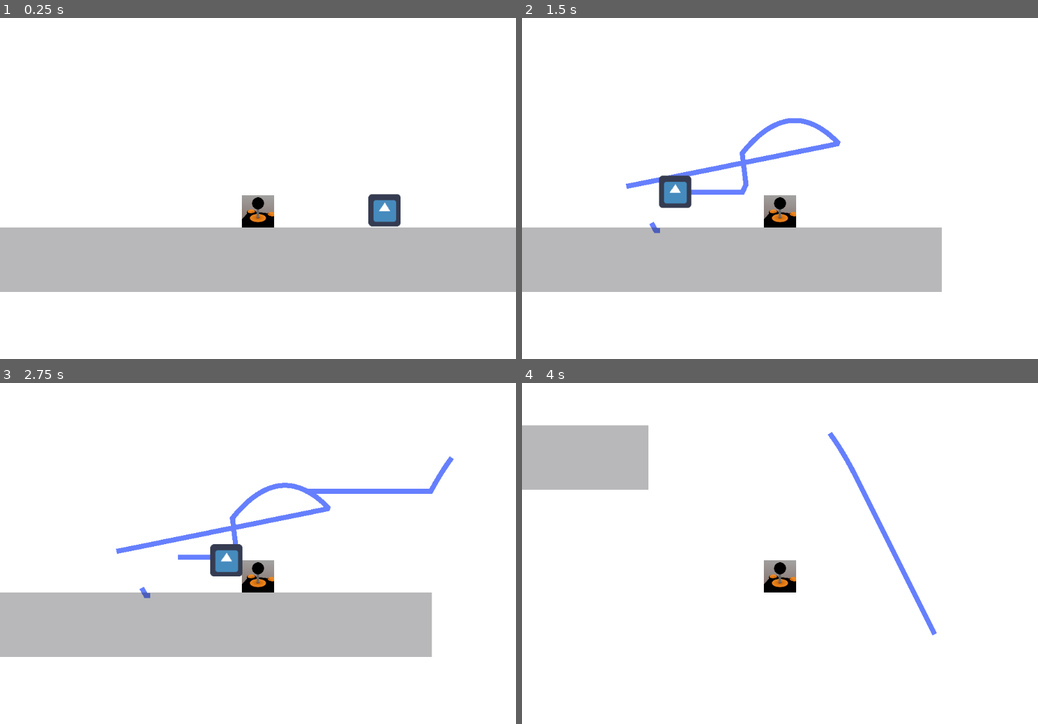
Above: before the commit, frames 1-4 (two rows, left to right).
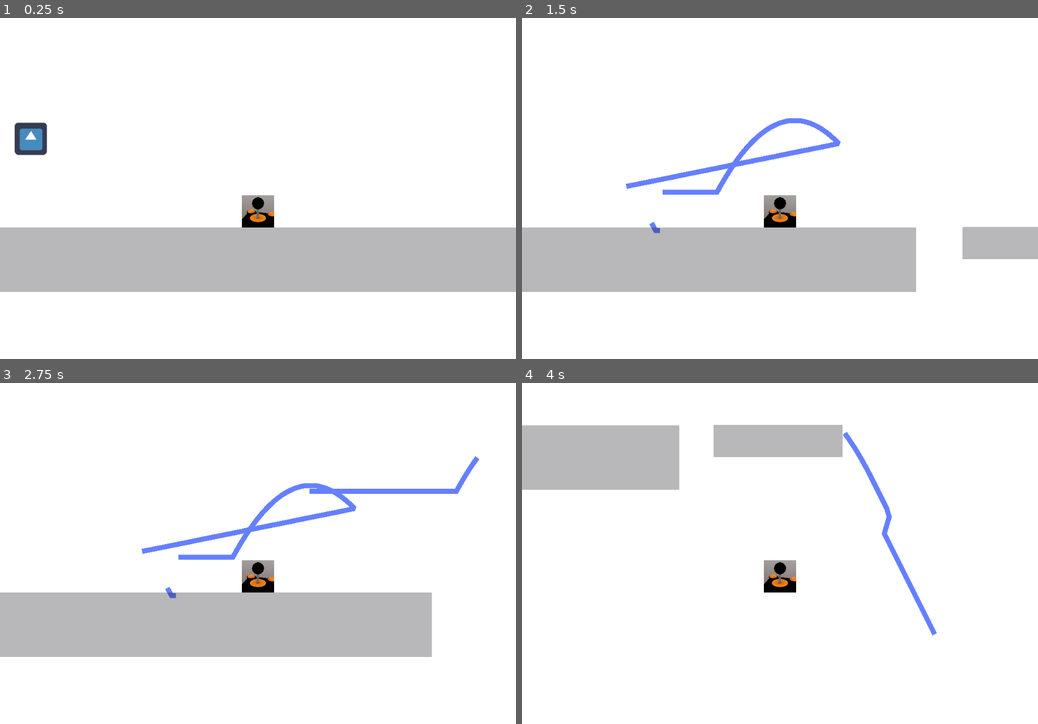
Above: after the commit, the same moments.

Repository: igaryhe/LD45
Game: Godot game, scene res://World.tscn
Same seed, same stepped clock (60 frames per second), same inputs: the game is played once before the commit and once after it. The project has no main scene, so this scene is started directly. The engine's default icon, where the game draws it, is replaced by a stand-in: a white triangle on a blue panel in a dark square. Sound files missing from this copy of the repository are replaced by a short silence.
Inputs (mouse positions are in pixels of both pictures, inside the frame that each line leads up to):
- Up to frame 1 (0.25 s): no input
- Up to frame 2 (1.5 s): move the mouse to (893, 191) at 0.52 s; press the mouse at (893, 191) at 0.53 s; hold Right (ui_right) from 0.53 s (still down); tap Space (jump) at 0.77 s; move the mouse to (676, 229) at 1.27 s; release the mouse at (676, 229) at 1.28 s; click (676, 229) at 1.35 s
- Up to frame 3 (2.75 s): tap Space (jump) at 1.52 s; move the mouse to (309, 492) at 2.02 s; release Right (ui_right) at 2.03 s; press the mouse at (309, 492) at 2.03 s; hold Left (ui_left) from 2.03 s (still down)
- Up to frame 4 (4 s): move the mouse to (754, 652) at 2.77 s; release Left (ui_left) at 2.78 s; release the mouse at (754, 652) at 2.78 s; hold Right (ui_right) from 2.78 s (still down); click (754, 652) at 2.85 s; tap Space (jump) at 3.02, 3.77 s; move the mouse to (934, 635) at 3.52 s; press the mouse at (934, 635) at 3.53 s

The runs differ from the first frame. In frame 1, 1.2% of the frame differs, in the area x 2-78%, y 30-62%; in frame 2, 3.2%; in frame 3, 2.9%; in frame 4, 4.1%, in the area x 24-72%, y 12-45%.

Commit message:
moving platform

Diff:
--- /dev/null
+++ b/MovingPlatform.gd
@@ -0,0 +1,23 @@
+extends Node2D
+
+const IDLE_DURATION = 1.0
+
+export var move_to = Vector2.RIGHT * 192
+export var speed = 3.0
+
+var follow = Vector2.ZERO
+
+onready var platform = $Platform
+onready var tween = $Tween
+
+func _ready():
+	_init_tween()
+
+func _init_tween():
+	var duration = move_to.length() / float(speed * 100)
+	tween.interpolate_property(self, "follow", Vector2.ZERO, move_to, duration, Tween.TRANS_LINEAR, Tween.EASE_IN_OUT, IDLE_DURATION)
+	tween.interpolate_property(self, "follow", move_to, Vector2.ZERO, duration, Tween.TRANS_LINEAR, Tween.EASE_IN_OUT, IDLE_DURATION * 2 + duration)
+	tween.start()
+
+func _physics_process(delta):
+	platform.position = platform.position.linear_interpolate(follow, 0.075)
--- /dev/null
+++ b/MovingPlatform.tscn
@@ -0,0 +1,26 @@
+[gd_scene load_steps=4 format=2]
+
+[ext_resource path="res://MovingPlatform.gd" type="Script" id=1]
+[ext_resource path="res://res/trans.png" type="Texture" id=2]
+
+[sub_resource type="RectangleShape2D" id=1]
+extents = Vector2( 128, 32 )
+
+[node name="MovingPlatform" type="Node2D"]
+script = ExtResource( 1 )
+
+[node name="Platform" type="KinematicBody2D" parent="."]
+__meta__ = {
+"_edit_group_": true
+}
+
+[node name="CollisionShape2D" type="CollisionShape2D" parent="Platform"]
+shape = SubResource( 1 )
+
+[node name="Sprite" type="Sprite" parent="Platform"]
+scale = Vector2( 4, 1 )
+texture = ExtResource( 2 )
+
+[node name="Tween" type="Tween" parent="."]
+repeat = true
+playback/repeat = true
--- a/World.tscn
+++ b/World.tscn
@@ -1,10 +1,11 @@
-[gd_scene load_steps=6 format=2]
+[gd_scene load_steps=7 format=2]
 
 [ext_resource path="res://World.gd" type="Script" id=1]
 [ext_resource path="res://Trail.tscn" type="PackedScene" id=2]
 [ext_resource path="res://Player.tscn" type="PackedScene" id=3]
 [ext_resource path="res://tileset.tres" type="TileSet" id=4]
-[ext_resource path="res://Enemy.tscn" type="PackedScene" id=5]
+[ext_resource path="res://MovingPlatform.tscn" type="PackedScene" id=5]
+[ext_resource path="res://Enemy.tscn" type="PackedScene" id=6]
 
 [node name="World" type="Node2D"]
 script = ExtResource( 1 )
@@ -19,5 +20,9 @@
 format = 1
 tile_data = PoolIntArray( 458760, 0, 0, 589821, 1, 0, 589822, 1, 0, 589823, 1, 0, 524288, 1, 0, 524289, 1, 0, 524290, 1 …(593 unchanged characters)…
 
-[node name="Enemy" parent="." instance=ExtResource( 5 )]
-position = Vector2( 874.829, 477.452 )
+[node name="MovingPlatform" parent="." instance=ExtResource( 5 )]
+position = Vector2( 1474, 543 )
+move_to = Vector2( 300, 0 )
+
+[node name="Enemy" parent="." instance=ExtResource( 6 )]
+position = Vector2( 124, 328 )
